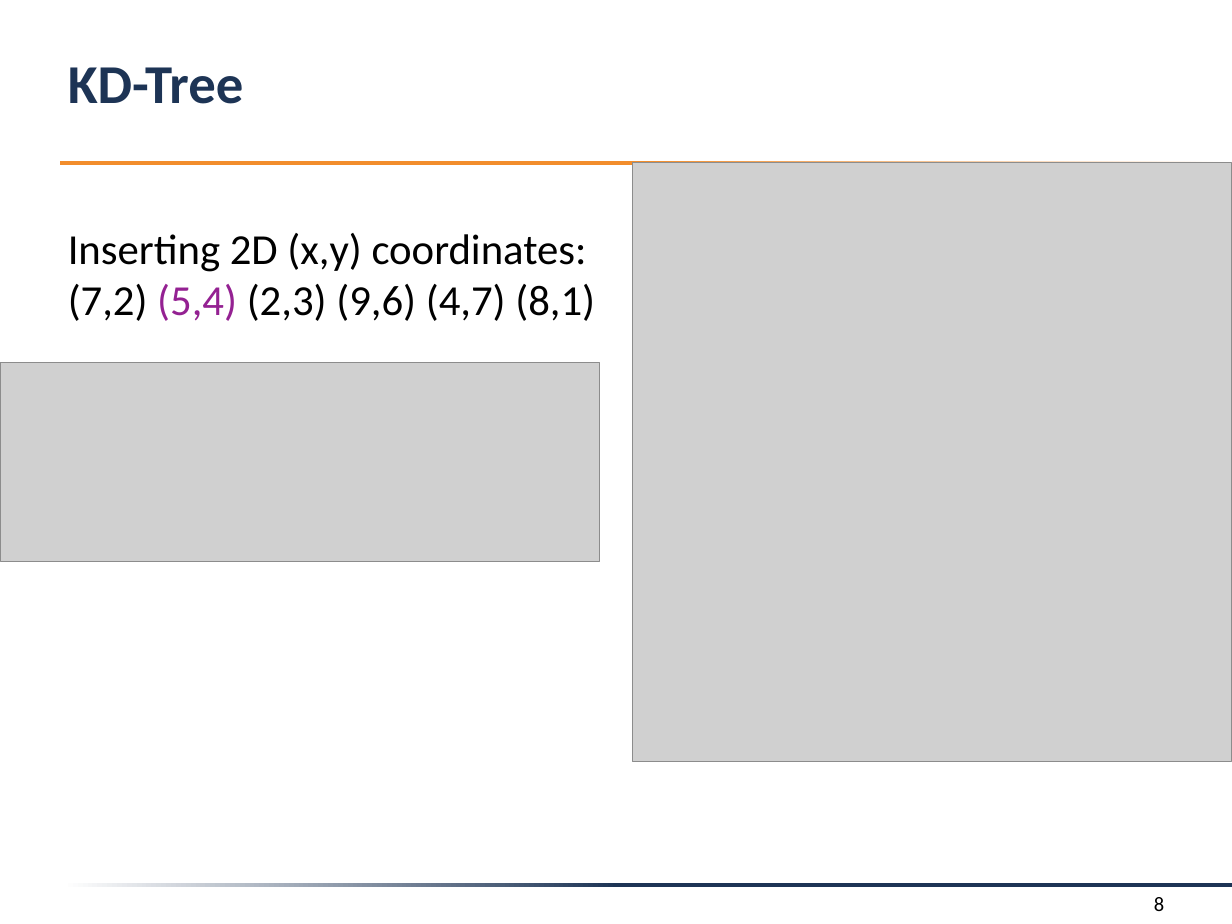
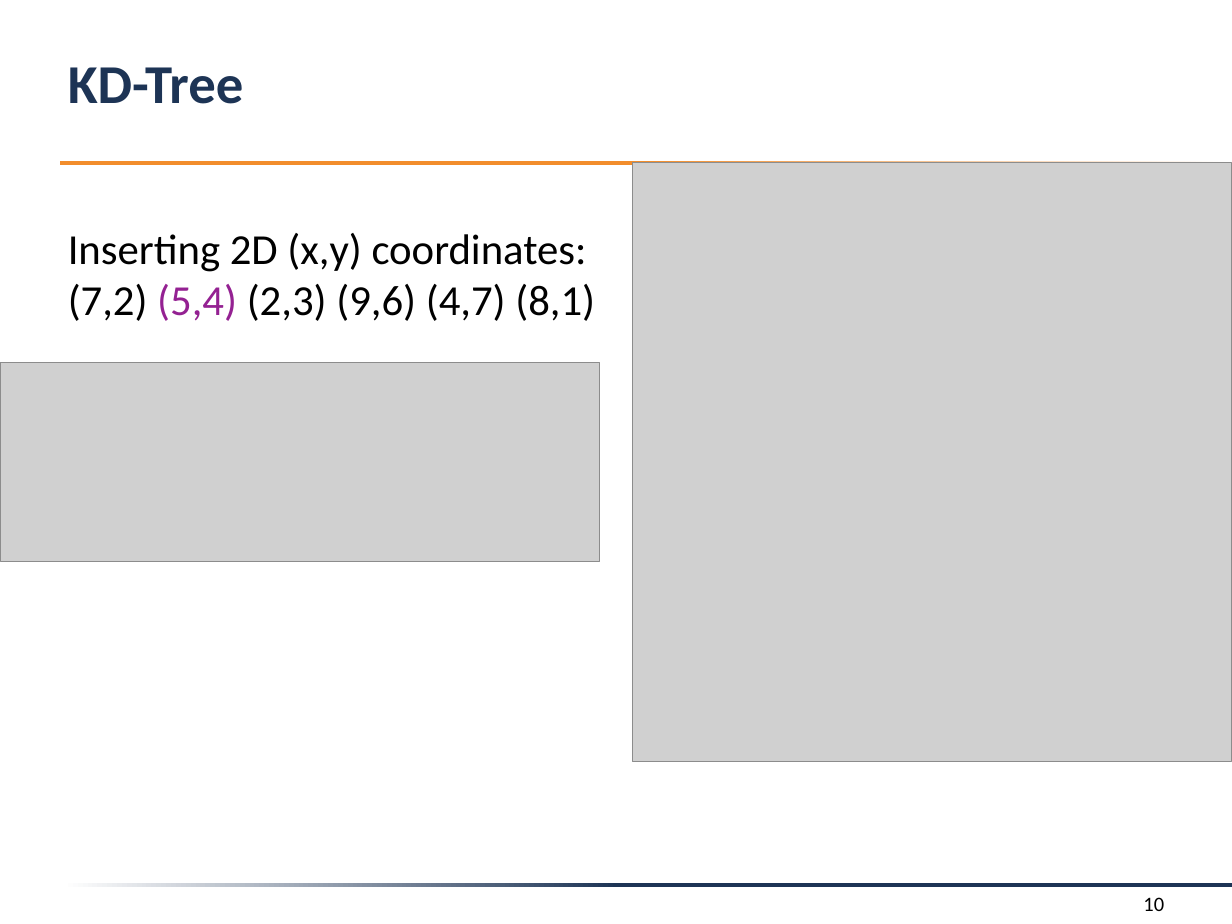
Before and after one commit to f-tischler/FortgeschritteneComputergrafik, a slide deck: slide 10 of Präsentation/presentation.pptx (slide 8 before the commit). Drawn at 1232x924 pixels with LibreOffice and Linux fonts; fonts in the diff are those of the drawing; grey boxes stand for pictures; background and template pictures are left out. Boxes give left, top, right and bottom in pixels: in the first picture for what was removed or moved away, otherwise in the second. Text is boxed around its words. In the diff, an @@ line names an element or a change of style, - is before the commit and + after.

```diff
--- a/Präsentation/presentation.pptx
+++ b/Präsentation/presentation.pptx
@@ page number added at (1143,897,1164,911), 12 pt, text #000000 @@
+10
@@ page number removed at (1154,897,1164,911) @@
-8
```
Also in this commit, not shown: 2 other slides changed, 4 slides added, 2 slides removed, 3 other files.
